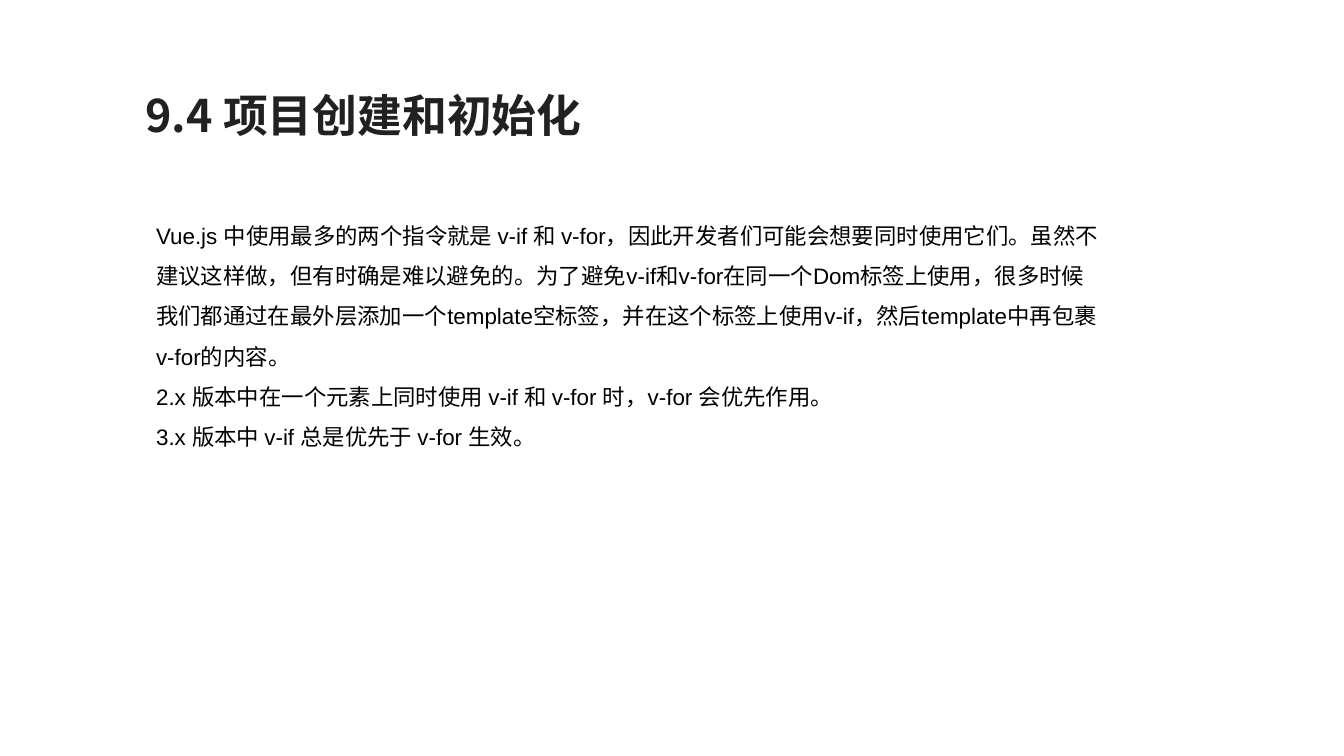
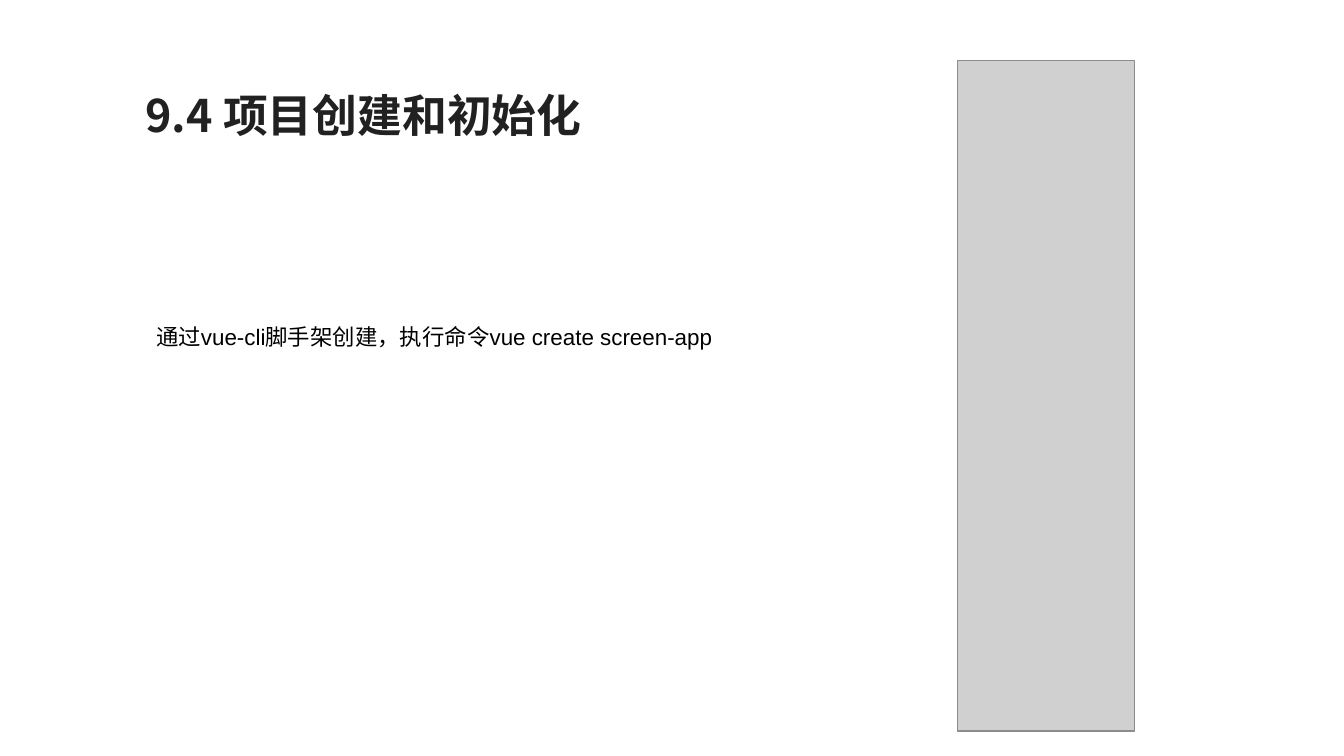
Before and after one commit to zouyujie/vue3_book_codes, a slide deck: slide 135 of Vue3+TypeScript开发指南.pptx. Drawn at 1344x756 pixels with LibreOffice and Linux fonts; fonts in the diff are those of the drawing; grey boxes stand for pictures. Boxes give left, top, right and bottom in pixels: in the first picture for what was removed or moved away, otherwise in the second. Text is boxed around its words. In the diff, an @@ line names an element or a change of style, - is before the commit and + after.

```diff
--- a/Vue3+TypeScript开发指南.pptx
+++ b/Vue3+TypeScript开发指南.pptx
@@ picture added at (958, 60, 1136, 731) @@
@@ text at (156, 326, 712, 350): text changed @@
-Vue.js 中使用最多的两个指令就是 v-if 和 v-for，因此开发者们可能会想要同时使用它们。虽然不建议这样做，但有时确是难以避免的。为了避免v-if和v-for在同一个Dom标签上使用，很多时候我们都通过在最外层添加一个template空标签，并在这个标签上使用v-if，然后template中再包裹v-for的内容。
-2.x 版本中在一个元素上同时使用 v-if 和 v-for 时，v-for 会优先作用。
-3.x 版本中 v-if 总是优先于 v-for 生效。
+通过vue-cli脚手架创建，执行命令vue create screen-app
```
Also in this commit, not shown: 5 other slides changed, 1 slide added, 1 slide removed.
